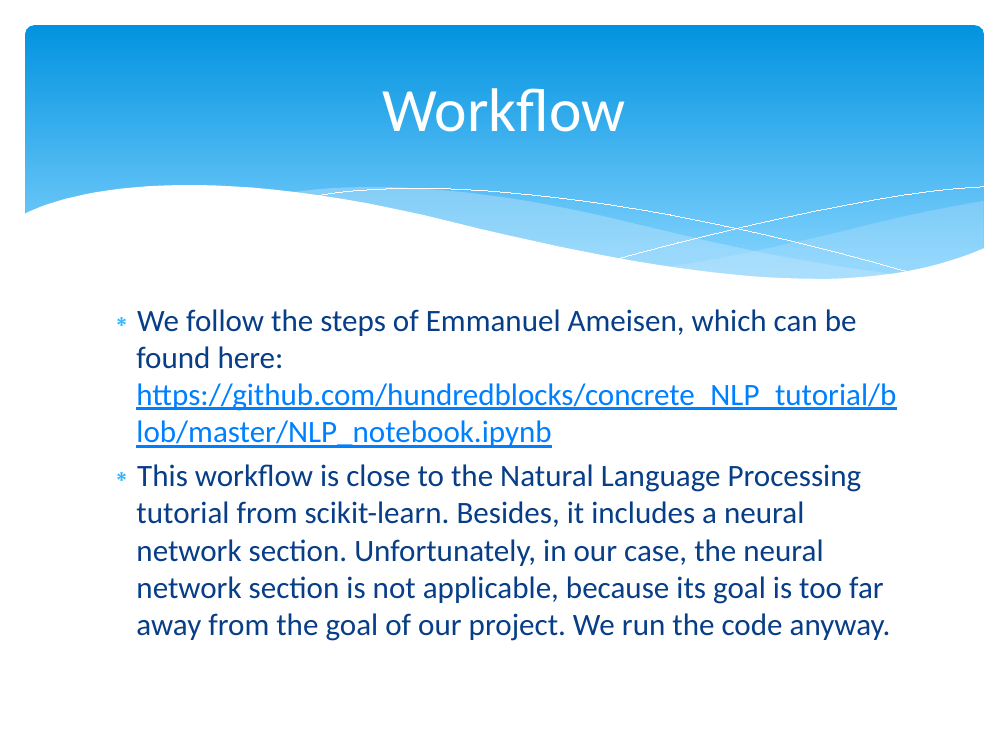
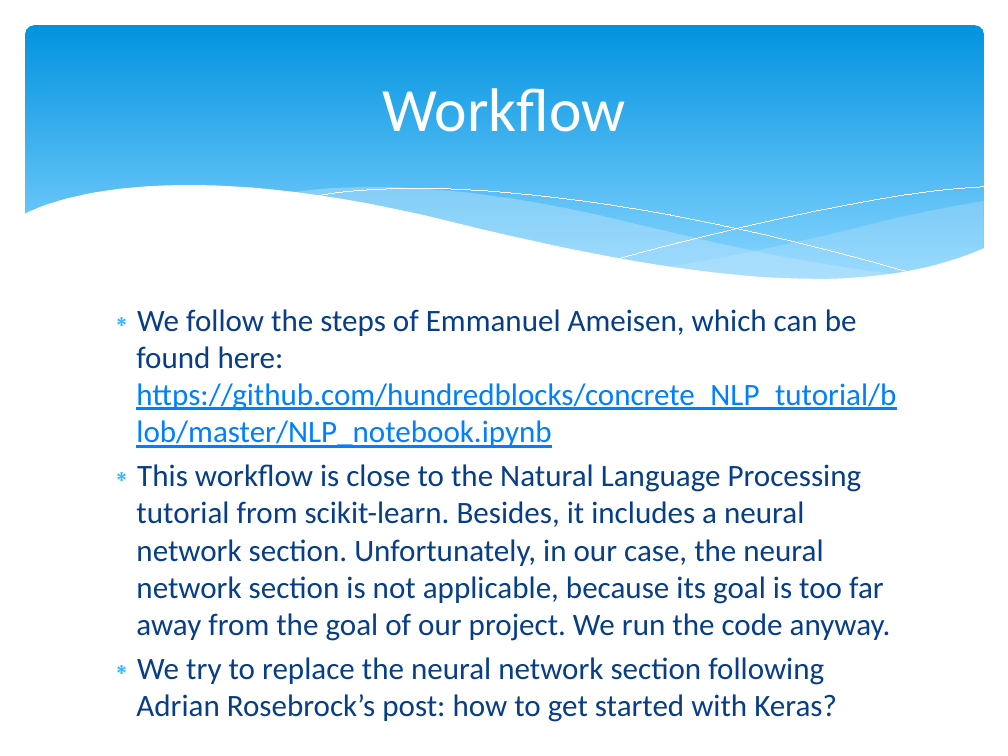
Before and after one commit to agendrin/myProject, a slide deck: slide 14 of 2018_09_10_Presentation.pptx. Drawn at 1008x756 pixels with LibreOffice and Linux fonts; fonts in the diff are those of the drawing. Boxes give left, top, right and bottom in pixels: in the first picture for what was removed or moved away, otherwise in the second. Text is boxed around its words. In the diff, an @@ line names an element or a change of style, - is before the commit and + after.

```diff
--- a/2018_09_10_Presentation.pptx
+++ b/2018_09_10_Presentation.pptx
@@ text at (136, 657, 837, 722): paragraph added @@
+∗ We try to replace the neural network section following Adrian Rosebrock’s post: how to get started with Keras?
```
Also in this commit, not shown: 6 other slides changed, 1 slide added.
